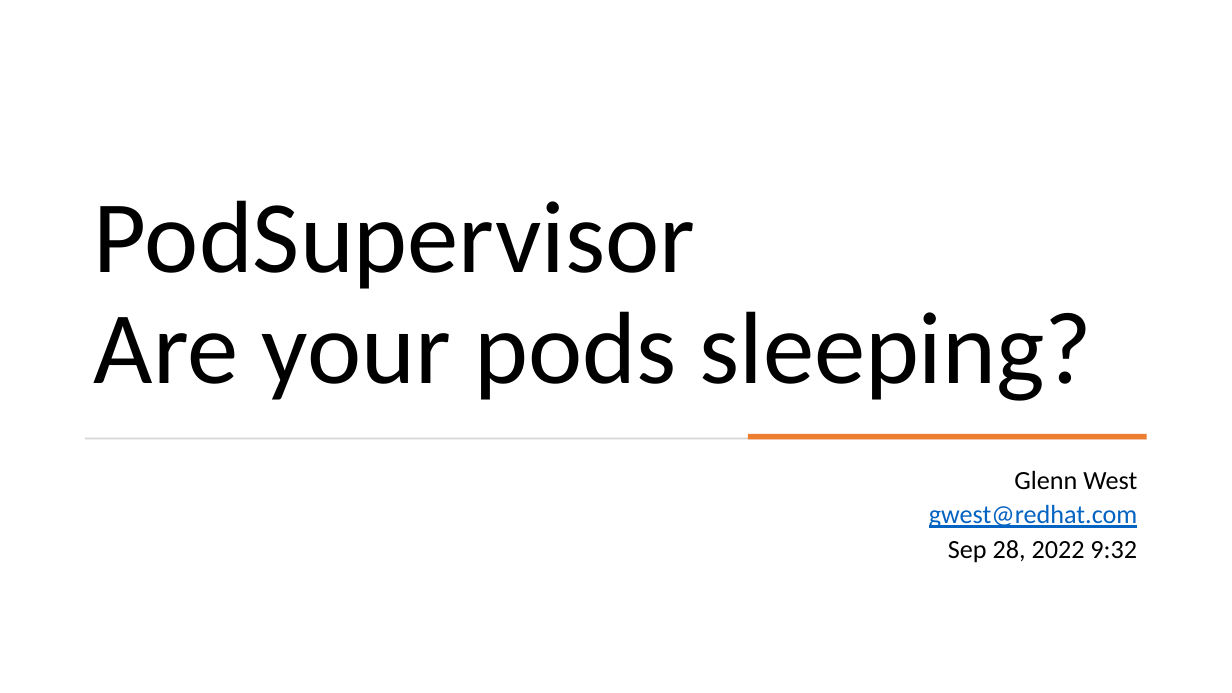
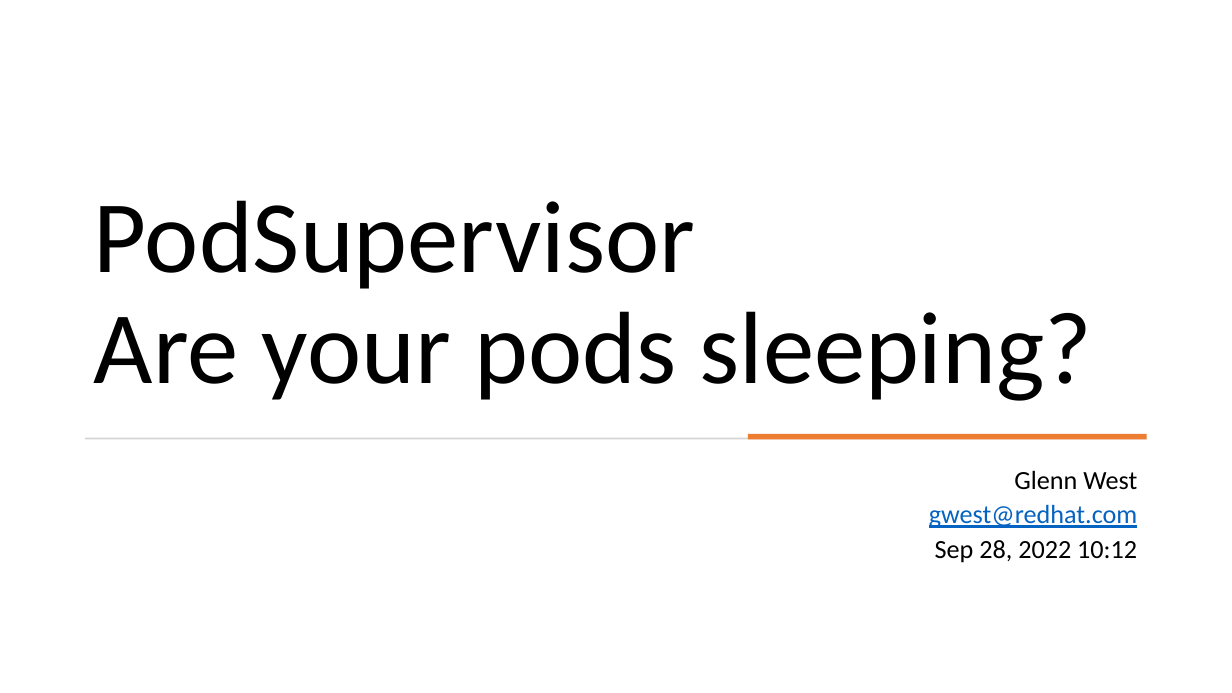
Before and after one commit to RHsyseng/podsupervisor, a slide deck: slide 1 of doc/podsupervisor.pptx. Drawn at 1232x693 pixels with LibreOffice and Linux fonts; fonts in the diff are those of the drawing. Boxes give left, top, right and bottom in pixels: in the first picture for what was removed or moved away, otherwise in the second. Text is boxed around its words. In the diff, an @@ line names an element or a change of style, - is before the commit and + after.

```diff
--- a/doc/podsupervisor.pptx
+++ b/doc/podsupervisor.pptx
@@ subtitle at [935, 540, 1137, 563]: text changed @@
-Sep 28, 2022 9:32
+Sep 28, 2022 10:12
```
Also in this commit, not shown: 1 other slide changed, 3 other files.
